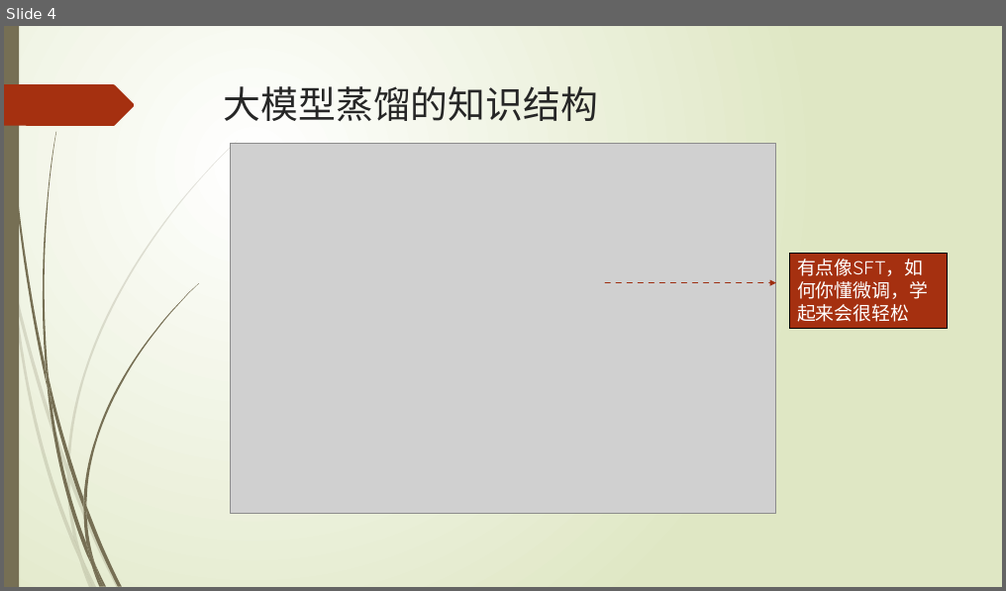
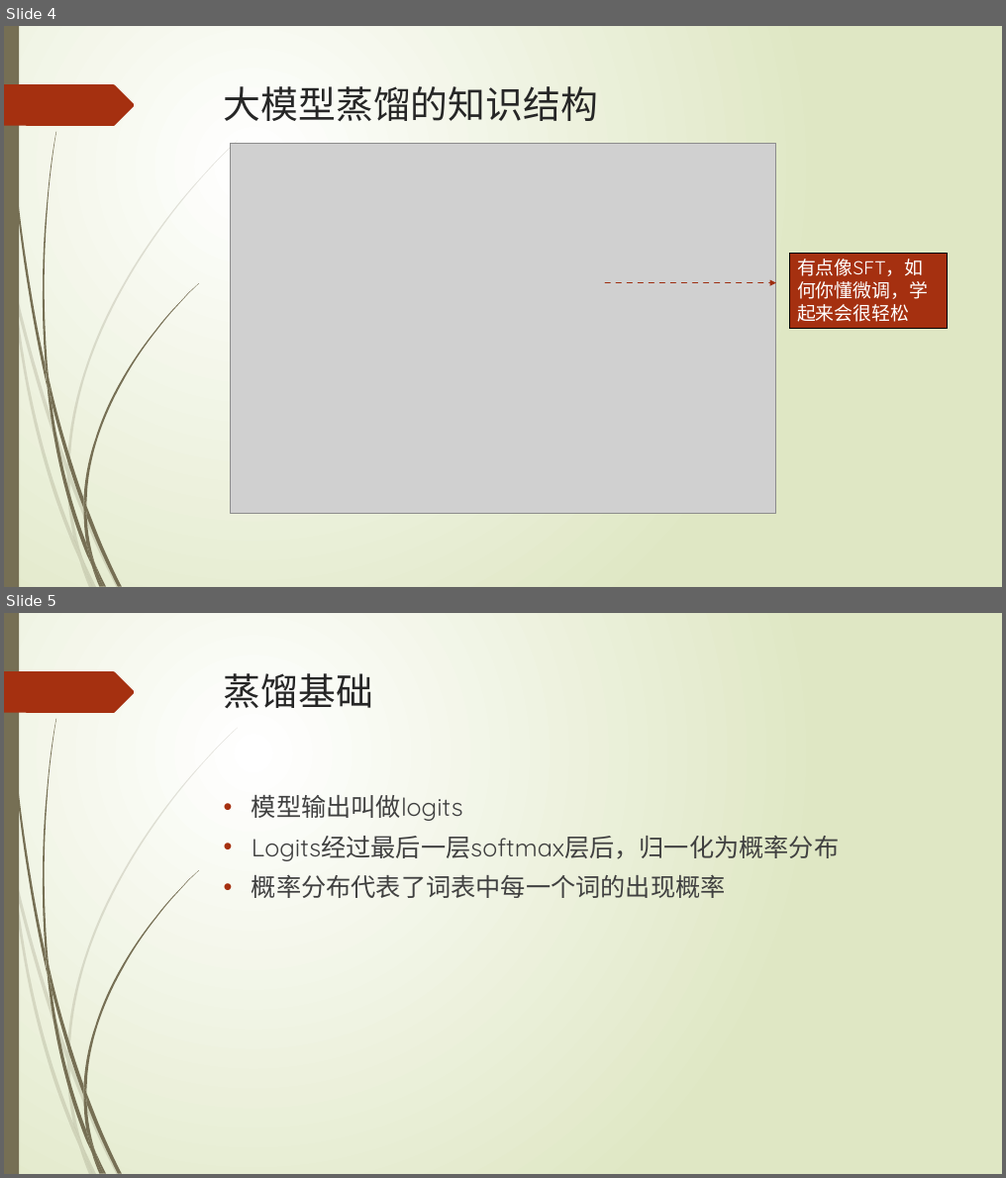
Before and after one commit to datawhalechina/llm-deploy, a slide deck: PPT/distillation.pptx. Shown one above the other, each under a label of ours: slide 4 before the commit, slides 4 and 5 after it. The pictures are 1006x591 and 1006x1178 pixels, drawn with LibreOffice and Linux fonts; fonts in the diff are those of the drawing; grey boxes stand for pictures. Boxes give left, top, right and bottom in pixels: in the first picture for what was removed or moved away, otherwise in the second. Text is boxed around its words. In the diff, an @@ line names an element or a change of style, - is before the commit and + after.

```diff
--- a/PPT/distillation.pptx
+++ b/PPT/distillation.pptx
@@ slide 5 added at (4, 613, 1002, 1174), background gradient #FFFFFF to #DFE8C4; not listed: 24 template elements that a slide beside it also shows @@
@@ title added at (224, 673, 373, 708), 36 pt, text #262626 @@
+蒸馏基础
@@ text added at (252, 795, 839, 898), 24 pt, text #404040 @@
+• 模型输出叫做logits
+• Logits经过最后一层softmax层后，归一化为概率分布
+• 概率分布代表了词表中每一个词的出现概率
```
Also in this commit, not shown: 1 slide changed, 9 other slides added, 1 other file.
